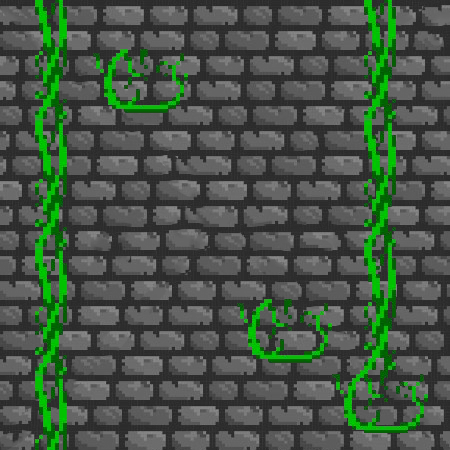
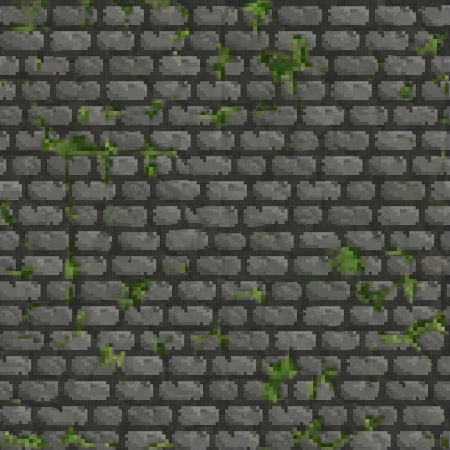
Layer changes from the first 450 × 450 image to the second:
added layer "Layer 11" above "Layer 9" over bbox(1, 0, 449, 450)
moved "Layer 8" into group "Group 1" over bbox(332, 247, 428, 433)
moved "Layer 6 copy" into group "Group 1" over bbox(93, 49, 188, 113)
moved "Layer 6" into group "Group 1" over bbox(237, 299, 332, 363)
moved "Layer 5 copy" into group "Group 1" over bbox(364, 0, 396, 247)
moved "Layer 5" into group "Group 1" over bbox(35, 0, 67, 450)
added group "Group 2" with 2 layers above "Layer 0" over bbox(1, 0, 449, 450)
moved "Layer 1" into group "Group 2" over bbox(1, 0, 449, 450)
